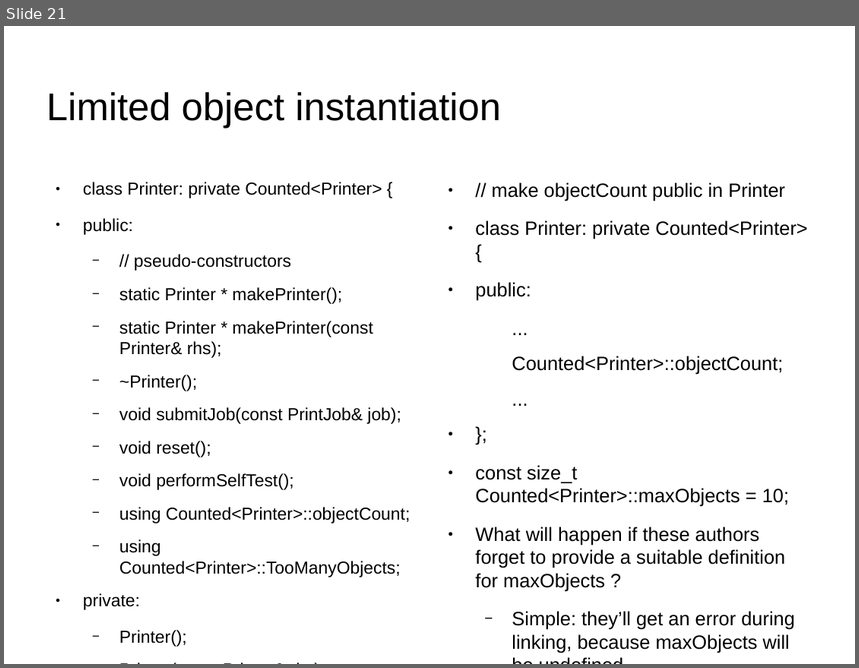
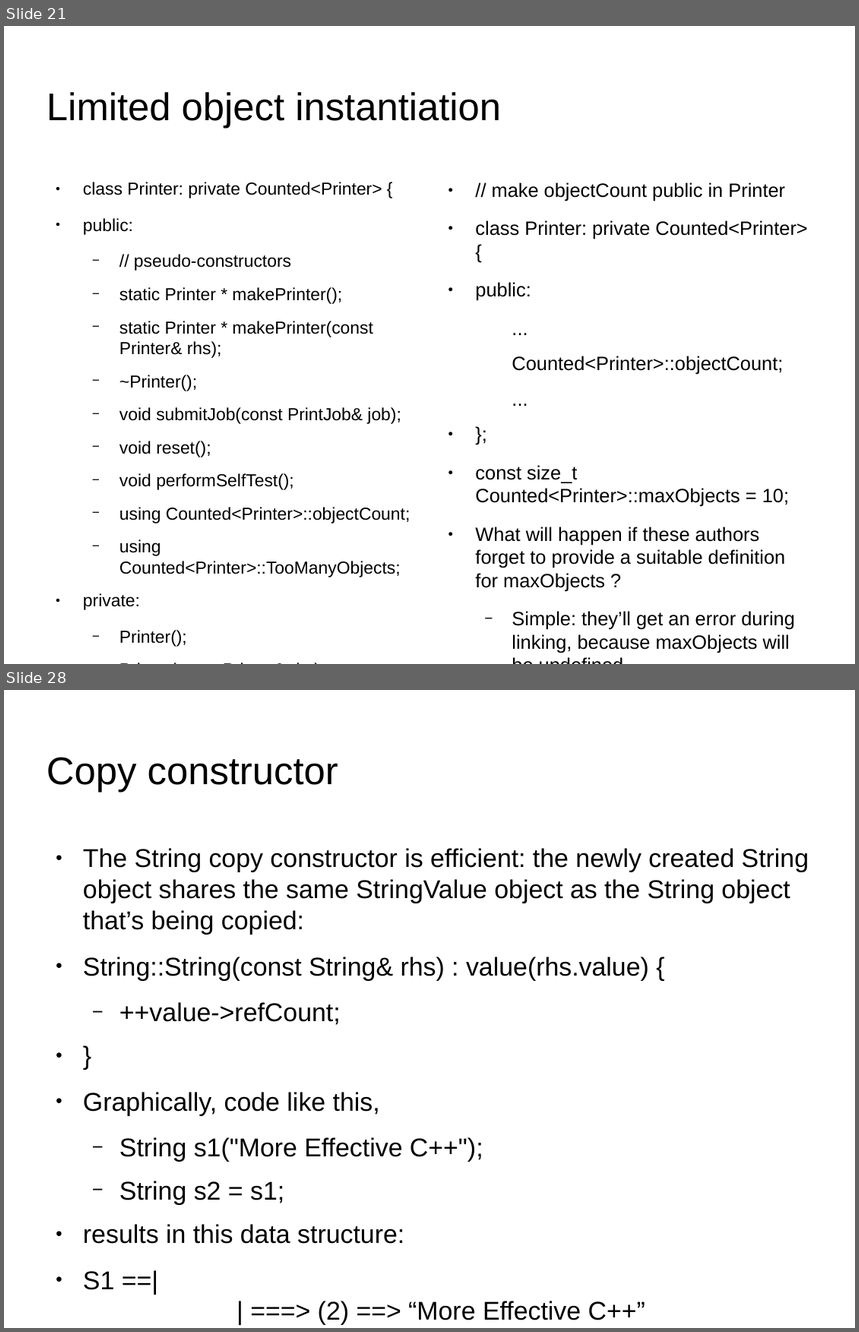
Before and after one commit to kks32/cpp-software-development, a slide deck: Ex19_Lazy_Evaluation_Reference_Counting/Ex19_Lazy_Evaluation_Reference_Counting.odp. Shown one above the other, each under a label of ours: slide 21 before the commit, slides 21 and 28 after it; the slides between them are not shown. The pictures are 859x668 and 859x1332 pixels, drawn with LibreOffice and Linux fonts; fonts in the diff are those of the drawing; background and template pictures are left out. Boxes give left, top, right and bottom in pixels: in the first picture for what was removed or moved away, otherwise in the second. Text is boxed around its words. In the diff, an @@ line names an element or a change of style, - is before the commit and + after.

Commit message:
Ex19: Lazy evaluation and reference counting

```diff
--- a/Ex19_Lazy_Evaluation_Reference_Counting/Ex19_Lazy_Evaluation_Reference_Counting.odp
+++ b/Ex19_Lazy_Evaluation_Reference_Counting/Ex19_Lazy_Evaluation_Reference_Counting.odp
@@ slide 28 added at box(4, 690, 855, 1328), background picture (left out) @@
@@ title added at box(47, 757, 338, 792), 36 pt, text #000000 @@
+Copy constructor
@@ text added at box(83, 848, 809, 1325), 24.1 pt, text #000000 @@
+● The String copy constructor is efficient: the newly created String object shares the same StringValue object as the String object that’s being copied:
+● String::String(const String& rhs) : value(rhs.value) {
+  − ++value->refCount;
+● }
+● Graphically, code like this,
+  − String s1("More Effective C++");
+  − String s2 = s1;
+● results in this data structure:
+● S1 ==|
+  | ===> (2) ==> “More Effective C++”
+S2 ==|
```
Also in this commit, not shown: 1 slide changed, 11 other slides added, 1 other file.
